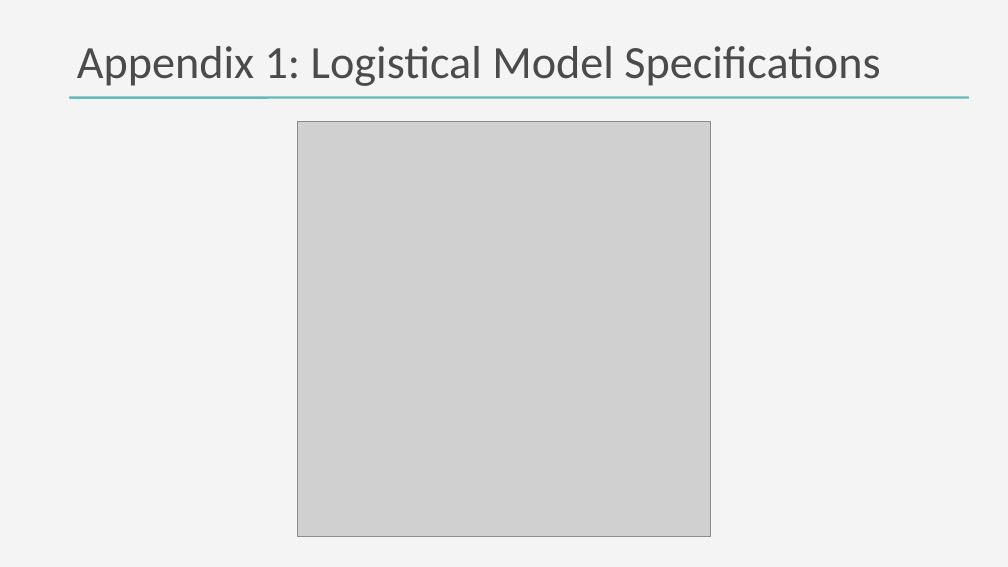
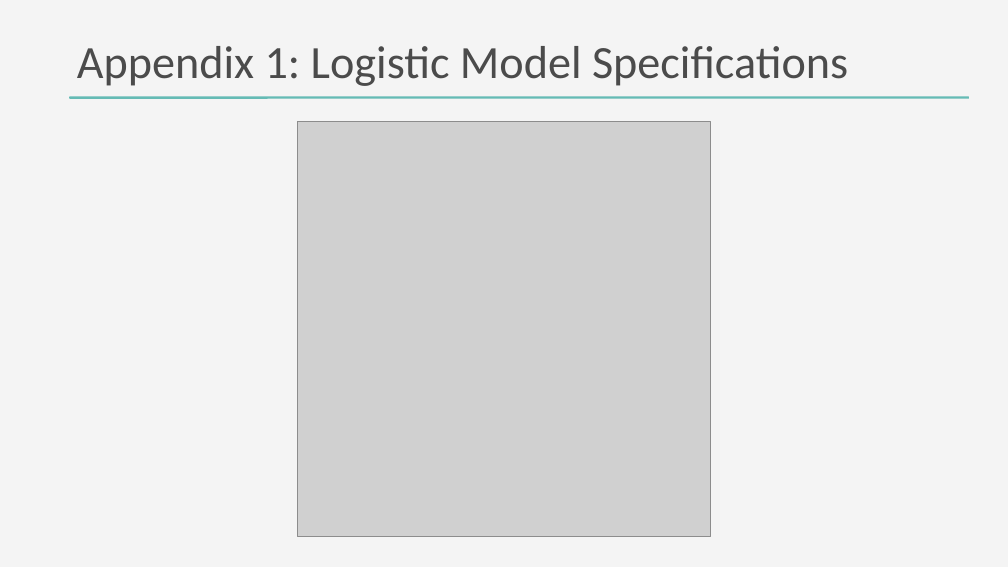
Before and after one commit to DanteHaywood/cfc_ds_screen, a slide deck: slide 21 of doc/2020_11_25_cfc_ds_technical_screen_haywood.pptx. Drawn at 1008x567 pixels with LibreOffice and Linux fonts; fonts in the diff are those of the drawing; grey boxes stand for pictures. Boxes give left, top, right and bottom in pixels: in the first picture for what was removed or moved away, otherwise in the second. Text is boxed around its words. In the diff, an @@ line names an element or a change of style, - is before the commit and + after.

Commit message:
Updated logistic regression title

```diff
--- a/doc/2020_11_25_cfc_ds_technical_screen_haywood.pptx
+++ b/doc/2020_11_25_cfc_ds_technical_screen_haywood.pptx
@@ title at (x1=77, y1=46, x2=848, y2=86): text changed @@
-Appendix 1: Logistical Model Specifications
+Appendix 1: Logistic Model Specifications
```
